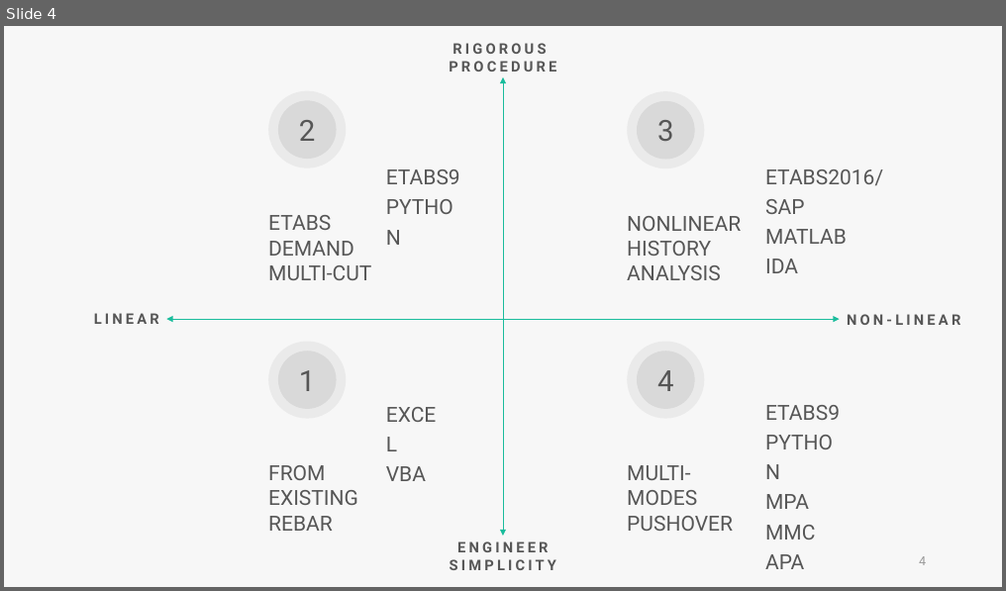
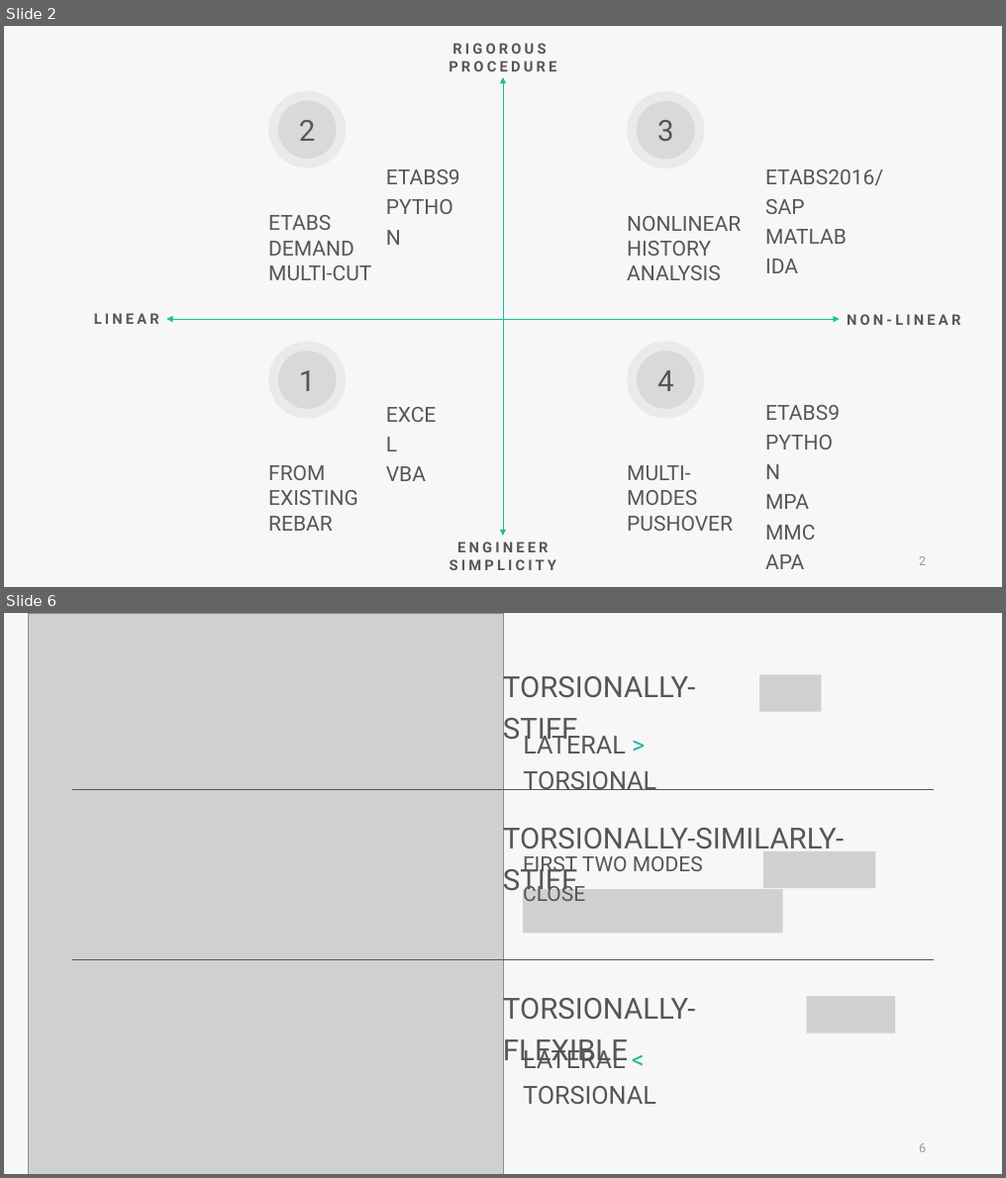
Before and after one commit to skyran1278/VbaProject, a slide deck: 20180126_SmartCut/20181025_Meeting/20181025 Meeting.pptx. Shown one above the other, each under a label of ours: slide 4 before the commit, slides 2 and 6 after it; the slides between them are not shown. The pictures are 1006x591 and 1006x1178 pixels, drawn with LibreOffice and Linux fonts; fonts in the diff are those of the drawing; grey boxes stand for pictures. Boxes give left, top, right and bottom in pixels: in the first picture for what was removed or moved away, otherwise in the second. Text is boxed around its words. In the diff, an @@ line names an element or a change of style, - is before the commit and + after.

```diff
--- a/20180126_SmartCut/20181025_Meeting/20181025 Meeting.pptx
+++ b/20180126_SmartCut/20181025_Meeting/20181025 Meeting.pptx
@@ slide 6 added at bbox=[4, 613, 1002, 1174], background #F7F7F7 @@
@@ picture added at bbox=[29, 613, 503, 1174] @@
@@ text added at bbox=[503, 670, 696, 747], 28 pt, text #565656 @@
+TORSIONALLY-STIFF
@@ picture added at bbox=[759, 674, 821, 711] @@
@@ text added at bbox=[523, 731, 656, 790], 24 pt, text #565656 @@
+LATERAL > TORSIONAL
@@ line added from (73, 789) to (933, 789), #565656 0.5 pt @@
@@ text added at bbox=[503, 822, 844, 898], 28 pt, text #565656 @@
+TORSIONALLY-SIMILARLY-STIFF
@@ text added at bbox=[523, 857, 703, 901], 20 pt, text #565656 @@
+FIRST TWO MODES CLOSE
@@ picture added at bbox=[764, 852, 876, 888] @@
@@ picture added at bbox=[523, 889, 782, 934] @@
@@ line added from (73, 959) to (933, 959), #565656 0.5 pt @@
@@ text added at bbox=[503, 991, 696, 1068], 28 pt, text #565656 @@
+TORSIONALLY-FLEXIBLE
@@ picture added at bbox=[807, 996, 896, 1033] @@
@@ text added at bbox=[523, 1046, 656, 1104], 24 pt, text #565656 @@
+LATERAL < TORSIONAL
@@ page number added at bbox=[919, 1144, 926, 1153], 12 pt, text #9A9A9A @@
+6
@@ what was slide 4 is now slide 2 @@
@@ page number at bbox=[919, 557, 926, 566]: text changed @@
-4
+2
```
Also in this commit, not shown: 3 slides changed, 7 other slides added, 1 slide removed, 1 other file.
